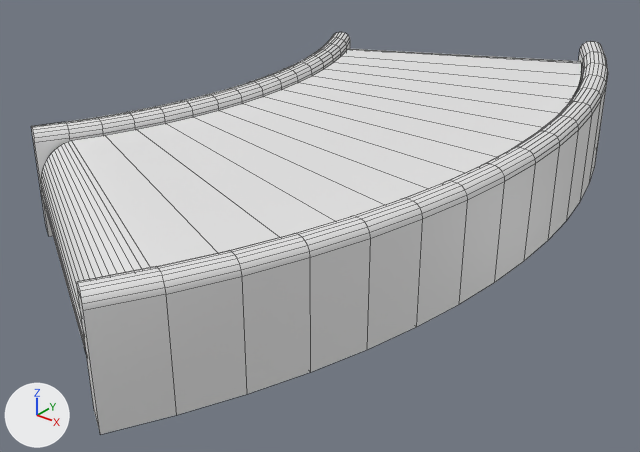
One commit to the Blender file Assets/Rendering/Models/CurvedConveyor.blend: the scene before it, then after it.
Rendered twice from a 50 mm camera at (0.896, -1.617, 0.913) aimed at (-0.31, -0.109, -0.022). Lighting does not change. The marker at lower left points along +X, +Y and +Z. Mesh edges are drawn as thin lines.
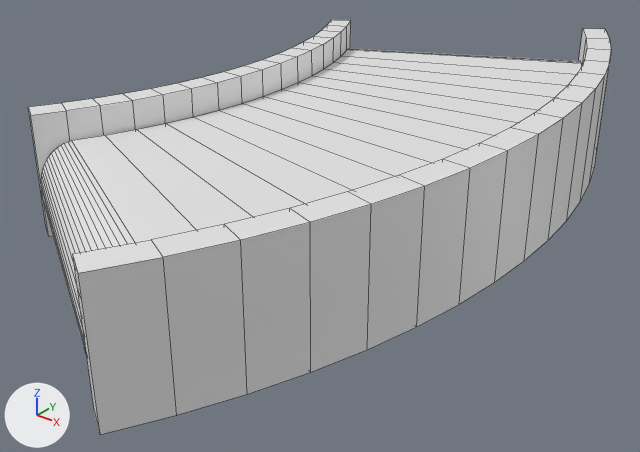
Diff of the bpy script that builds the scene:
```diff
--- a/Assets/Rendering/Models/CurvedConveyor.blend.py
+++ b/Assets/Rendering/Models/CurvedConveyor.blend.py
@@ me_circle_006 @@
 # used by ob_circle_002; location = (0.0, 0.0, 0.0)
-me_circle_006.from_pydata(...)  # 408 vertices, 388 faces; spans x -0.79..0.18, y -0.96..0.95, z 0.0..0.25
+me_circle_006.from_pydata(...)  # 136 vertices, 132 faces; spans x -0.79..0.18, y -0.96..0.95, z 0.0..0.29
+# me_circle_006 part 1: 34 vertices moved from x -0.14..0.18, y -0.96..0.95, z 0.23 to x -0.14..0.18, y -0.96..0.95, z 0.29; 136 vertices removed from x -0.13..0.17, y -0.95..0.95, z 0.24..0.25
+# me_circle_006 part 2: 34 vertices moved from x -0.79..-0.58, y -0.58..0.57, z 0.23 to x -0.79..-0.58, y -0.58..0.57, z 0.29; 136 vertices removed from x -0.79..-0.58, y -0.58..0.57, z 0.24..0.25
```

Location of each change, [x1, y1, x2, y2] in pixels of the pictures (640 x 452 px):
'Circle.002', reshaped
    before: [31, 32, 608, 434]
    after: [28, 20, 611, 434]
part 1 of me_circle_006, cut back
    before: [77, 41, 608, 332]
    after: [73, 29, 611, 332]
part 2 of me_circle_006, cut back
    before: [31, 32, 350, 236]
    after: [28, 20, 351, 236]
